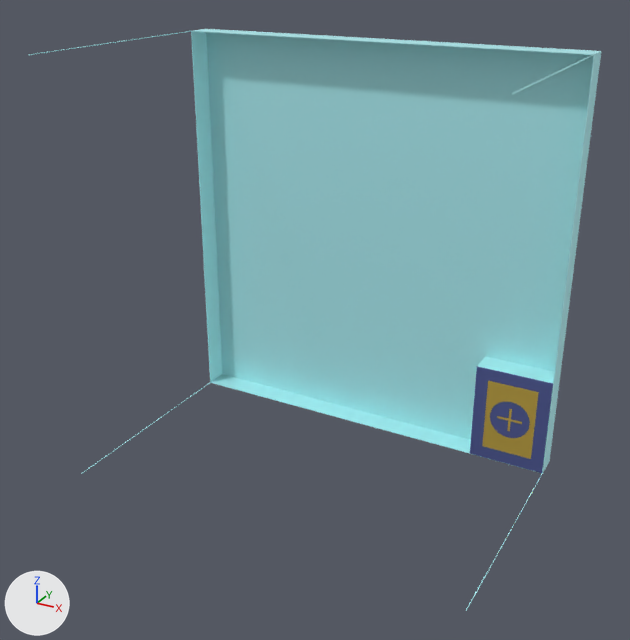
The OBJ model models/arena_spawn/meshes/Arena.obj: old version first, new version second.
The view is the same before and after, from a 50 mm lens placed at (11.11, -15.51, 9.74), pointed at (4.08, -2.73, 3.35). Every picture has the same lights, and +X, +Y and +Z are marked at lower left. Where no turn or scale is listed for an object, it has been applied to the vertices.

Script lines for the objects in view, before the commit:
```python
ob_arena_frame_body1 = bpy.data.objects.new('arena_frame_Body1', me_arena_frame_body1)
ob_arena_frame_body1.location = (0.0, 0.0, 0.0)
ob_cost_base_blue_frame_body1_011 = bpy.data.objects.new('cost_base_blue_frame_Body1.011', me_cost_base_blue_frame_body1_011)
ob_cost_base_blue_frame_body1_011.location = (0.0, 0.0, 0.0)
ob_cost_base_body1_013 = bpy.data.objects.new('cost_base_Body1.013', me_cost_base_body1_013)
ob_cost_base_body1_013.location = (0.0, 0.0, 0.0)
ob_cost_base_plate_body1_012 = bpy.data.objects.new('cost_base_plate_Body1.012', me_cost_base_plate_body1_012)
ob_cost_base_plate_body1_012.location = (0.0, 0.0, 0.0)
ob_cost_base_yellow_frame_body2_001 = bpy.data.objects.new('cost_base_yellow_frame_Body2.001', me_cost_base_yellow_frame_body2_001)
ob_cost_base_yellow_frame_body2_001.location = (0.0, 0.0, 0.0)
ob_cost_land_blue_circle_body3_001 = bpy.data.objects.new('cost_land_blue_circle_Body3.001', me_cost_land_blue_circle_body3_001)
ob_cost_land_blue_circle_body3_001.location = (0.0, 0.0, 0.0)
# also in view: 'ground_Body1.019' at (4.0, 0.01, 4.0)
```
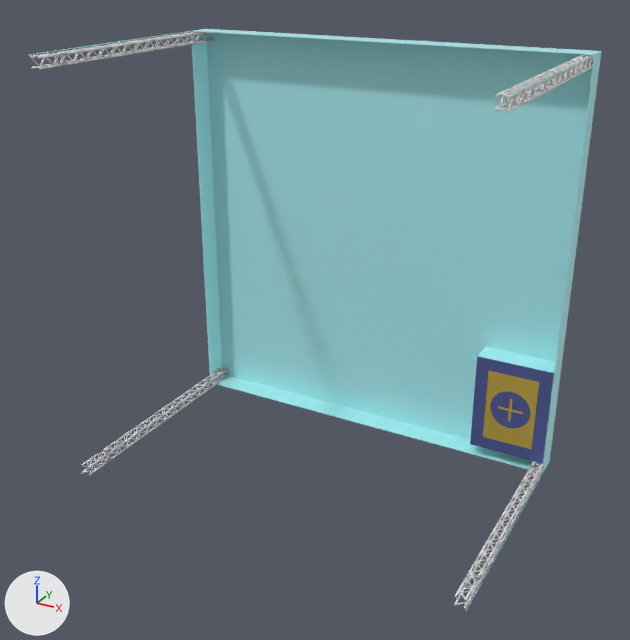
Boxes (x1, y1, x2, y2) around the edits, measured in the pictures (630 x 640 px; the box of a moved part takes in the faces that stretch with it):
'Steel_Truss_(Tileable).001_Steel_Truss_(Tileable).008', added
    after: (454, 461, 543, 609)
'Steel_Truss_(Tileable).003_Steel_Truss_(Tileable).010', added
    after: (30, 32, 214, 70)
'Steel_Truss_(Tileable).002_Steel_Truss_(Tileable).009', added
    after: (494, 54, 593, 112)
'cost_base_Body1.013', reshaped
    before: (478, 356, 555, 383)
    after: (478, 347, 556, 462)
'Steel_Truss_(Tileable)', added
    after: (81, 366, 229, 475)
part 1 of me_cost_base_blue_frame_body1_011, moved or reshaped
    before: (470, 366, 553, 473)
    after: (470, 356, 554, 464)
part 3 of me_cost_base_plate_body1_012, moved or reshaped
    before: (478, 366, 553, 470)
    after: (479, 356, 554, 458)
part 4 of me_cost_base_yellow_frame_body2_001, moved or reshaped
    before: (482, 381, 539, 459)
    after: (483, 371, 539, 449)
part 5 of me_cost_land_blue_circle_body3_001, moved or reshaped
    before: (490, 402, 530, 438)
    after: (490, 392, 530, 429)

What changed in the scene script:
```text
Change me_cost_base_blue_frame_body1_011:
    remove me_cost_base_blue_frame_body1_011.from_pydata(...)  # 24 vertices, 48 faces; spans x 6.49..7.99, y -0.51, z 0.01..2.01
    add me_cost_base_blue_frame_body1_011.from_pydata(...)  # 24 vertices, 48 faces; spans x 6.48..7.98, y -0.51, z 0.23..2.23
    me_cost_base_blue_frame_body1_011 part 1: the whole mesh is rebuilt
Change me_cost_base_body1_013:
    remove me_cost_base_body1_013.from_pydata(...)  # 24 vertices, 48 faces; spans x 6.49..7.99, y -0.5..0.0, z 0.01..2.01
    add me_cost_base_body1_013.from_pydata(...)  # 24 vertices, 48 faces; spans x 6.48..7.98, y -0.5..0.0, z 0.23..2.23
    me_cost_base_body1_013 part 2: the whole mesh is rebuilt
Change me_cost_base_plate_body1_012:
    remove me_cost_base_plate_body1_012.from_pydata(...)  # 14 vertices, 24 faces; spans x 6.49..7.99, y -0.51..-0.5, z 0.01..2.01
    add me_cost_base_plate_body1_012.from_pydata(...)  # 14 vertices, 24 faces; spans x 6.48..7.98, y -0.51..-0.5, z 0.23..2.23
    me_cost_base_plate_body1_012 part 3: the whole mesh is rebuilt
Change me_cost_base_yellow_frame_body2_001:
    remove me_cost_base_yellow_frame_body2_001.from_pydata(...)  # 170 vertices, 340 faces; spans x 6.74..7.74, y -0.51, z 0.26..1.76
    add me_cost_base_yellow_frame_body2_001.from_pydata(...)  # 170 vertices, 340 faces; spans x 6.73..7.73, y -0.51, z 0.48..1.98
    me_cost_base_yellow_frame_body2_001 part 4: 1 vertex moved within x 6.85, y -0.51, z 1.1; 169 vertices removed from x 6.74..7.74, y -0.51, z 0.26..1.76; 169 vertices added at x 6.73..7.73, y -0.51, z 0.48..1.98
Change me_cost_land_blue_circle_body3_001:
    remove me_cost_land_blue_circle_body3_001.from_pydata(...)  # 226 vertices, 452 faces; spans x 6.838..7.638, y -0.51..-0.509, z 0.612..1.412
    add me_cost_land_blue_circle_body3_001.from_pydata(...)  # 226 vertices, 452 faces; spans x 6.829..7.629, y -0.51..-0.509, z 0.83..1.63
    me_cost_land_blue_circle_body3_001 part 5: 226 vertices removed from x 6.838..7.638, y -0.51..-0.509, z 0.612..1.412; 226 vertices added at x 6.829..7.629, y -0.51..-0.509, z 0.83..1.63
Add ob_steel_truss__tileable__003_steel_truss__tileable__010:
    ob_steel_truss__tileable__003_steel_truss__tileable__010 = bpy.data.objects.new('Steel_Truss_(Tileable).003_Steel_Truss_(Tileable).010', me_steel_truss__tileable__003_steel_truss__tileable__010)  # 6080 vertices, 6080 faces; spans x 0.01..0.21, y -4.89..0.0, z 7.77..7.98; in mat_material_005 (white #e7e7e7)
    ob_steel_truss__tileable__003_steel_truss__tileable__010.location = (0.0, 0.0, 0.0)
Add ob_steel_truss__tileable__002_steel_truss__tileable__009:
    ob_steel_truss__tileable__002_steel_truss__tileable__009 = bpy.data.objects.new('Steel_Truss_(Tileable).002_Steel_Truss_(Tileable).009', me_steel_truss__tileable__002_steel_truss__tileable__009)  # 6080 vertices, 6080 faces; spans x 7.78..7.98, y -4.89..0.0, z 7.77..7.98; in mat_material_004 (white #e7e7e7)
    ob_steel_truss__tileable__002_steel_truss__tileable__009.location = (0.0, 0.0, 0.0)
Add ob_steel_truss__tileable__001_steel_truss__tileable__008:
    ob_steel_truss__tileable__001_steel_truss__tileable__008 = bpy.data.objects.new('Steel_Truss_(Tileable).001_Steel_Truss_(Tileable).008', me_steel_truss__tileable__001_steel_truss__tileable__008)  # 6080 vertices, 6080 faces; spans x 7.78..7.98, y -4.89..0.0, z 0.02..0.22; in mat_material_003 (white #e7e7e7)
    ob_steel_truss__tileable__001_steel_truss__tileable__008.location = (0.0, 0.0, 0.0)
Add ob_steel_truss__tileable:
    ob_steel_truss__tileable = bpy.data.objects.new('Steel_Truss_(Tileable)', me_steel_truss__tileable)  # 6080 vertices, 6080 faces; spans x 0.01..0.21, y -4.89..0.0, z 0.02..0.22; in mat_material_002 (white #e7e7e7)
    ob_steel_truss__tileable.location = (0.0, 0.0, 0.0)
```
